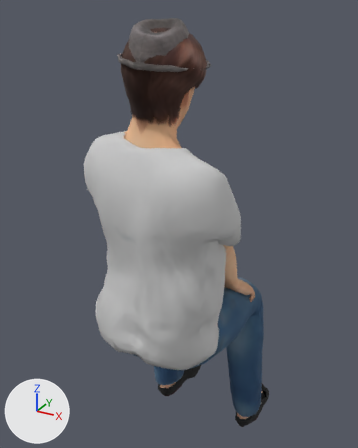
The glTF model app/assets/scenery/population/people/veteran_cap_sitting.glb, before and after one commit.
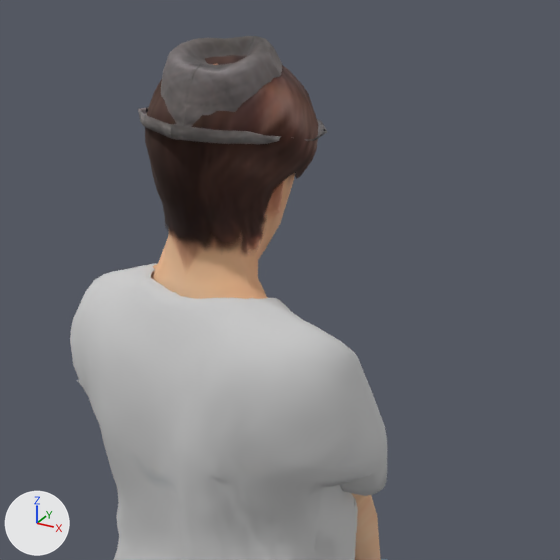
Each version is shown whole from a camera (50 mm lens) standing at (0.625, -1.232, 1.452) and looking at (-0.064, 0.021, 0.826), then close up on the part from 14% to 91% of the width and 0% to 62% of the height. Every picture has the same lights, and +X, +Y and +Z are marked at lower left. The older version's two pictures come first. Vertices at exactly the same position are counted once.

Names of what the first close-up shows: 'Human_atlas'.
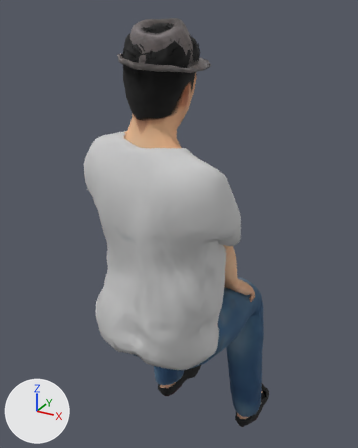
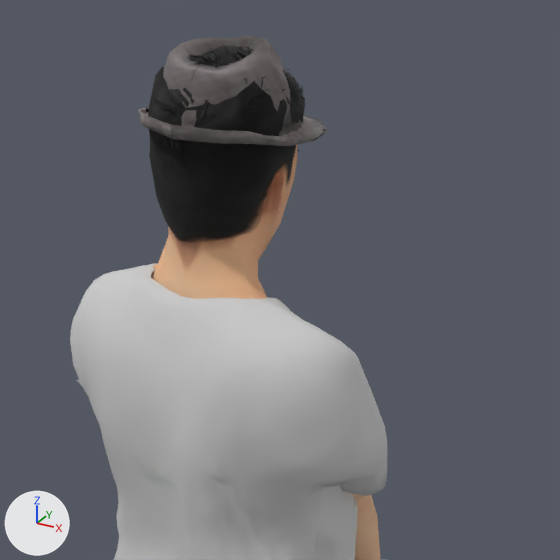
Location of each change, (x1, y1, x2, y2) in pixels of the close-ups (560 x 560 px):
```json
{"object": "Human_atlas", "change": "surface changed, reshaped", "before": [70, 36, 388, 560], "after": [70, 36, 388, 560]}
{"part": 1, "of": "me_human_atlas", "change": "cut back", "before": [145, 55, 318, 254], "after": [148, 45, 306, 242]}
```

The change, as JSON lines over the scene's bpy script:
```json
{"op": "add", "block": "img_2bf58eced3b3df3b099ac9307e5456f0ff1ca1e123d7bd7ee6db4b3900c7cf80_png", "code": ["img_2bf58eced3b3df3b099ac9307e5456f0ff1ca1e123d7bd7ee6db4b3900c7cf80_png = load_image('2bf58eced3b3df3b099ac9307e5456f0ff1ca1e123d7bd7ee6db4b3900c7cf80.png', 'textures/2bf58eced3b3df3b099ac9307e5456f0ff1ca1e123d7bd7ee6db4b3900c7cf80.png', 1360, 2032, 'Non-Color')"]}
{"op": "add", "block": "img_64ff2b4529c2f7df5ee69160765b31bc198e113258045e5d4b52974aaa746fc9_png", "code": ["img_64ff2b4529c2f7df5ee69160765b31bc198e113258045e5d4b52974aaa746fc9_png = load_image('64ff2b4529c2f7df5ee69160765b31bc198e113258045e5d4b52974aaa746fc9.png', 'textures/64ff2b4529c2f7df5ee69160765b31bc198e113258045e5d4b52974aaa746fc9.png', 2720, 4064, 'sRGB')"]}
{"block": "mat_human_atlas", "where": "n2 = _N.new('ShaderNodeTexImage'); n2.name = 'Image Texture'"}
{"op": "set", "path": "n2.image", "old": "img_1490c907184c7af2480cc9b8342c94c3a6da920443d8e215ac8c701f6bbb2b74_png", "new": "img_64ff2b4529c2f7df5ee69160765b31bc198e113258045e5d4b52974aaa746fc9_png"}
{"block": "mat_human_atlas", "where": "n4 = _N.new('ShaderNodeTexImage'); n4.name = 'Image Texture.001'"}
{"op": "set", "path": "n4.image", "old": "img_66c9f49e389241fbe494483f1ba9746beec679052f7faa8db53c3680e7d06919_png", "new": "img_2bf58eced3b3df3b099ac9307e5456f0ff1ca1e123d7bd7ee6db4b3900c7cf80_png"}
{"block": "me_human_atlas", "where": "# used by ob_human_atlas; location = (0.0, 0.0, 0.0)"}
{"op": "remove", "block": "me_human_atlas", "code": "me_human_atlas.from_pydata(...)  # 3952 vertices, 7274 faces; spans x -0.242..0.242, y -0.359..0.359, z 0.0..1.428"}
{"op": "add", "block": "me_human_atlas", "code": "me_human_atlas.from_pydata(...)  # 4970 vertices, 7801 faces; spans x -0.242..0.242, y -0.359..0.359, z 0.0..1.428"}
{"block": "me_human_atlas", "change": "me_human_atlas part 1: 3 vertices moved from x -0.053..-0.04, y -0.254..-0.233, z 1.225..1.32 to x 0.013..0.049, y -0.265..-0.187, z 1.408..1.41; 325 vertices removed from x -0.055..0.121, y -0.33..-0.102, z 1.197..1.409; 1343 vertices added at x -0.053..0.105, y -0.331..-0.125, z 1.215..1.42"}
```
